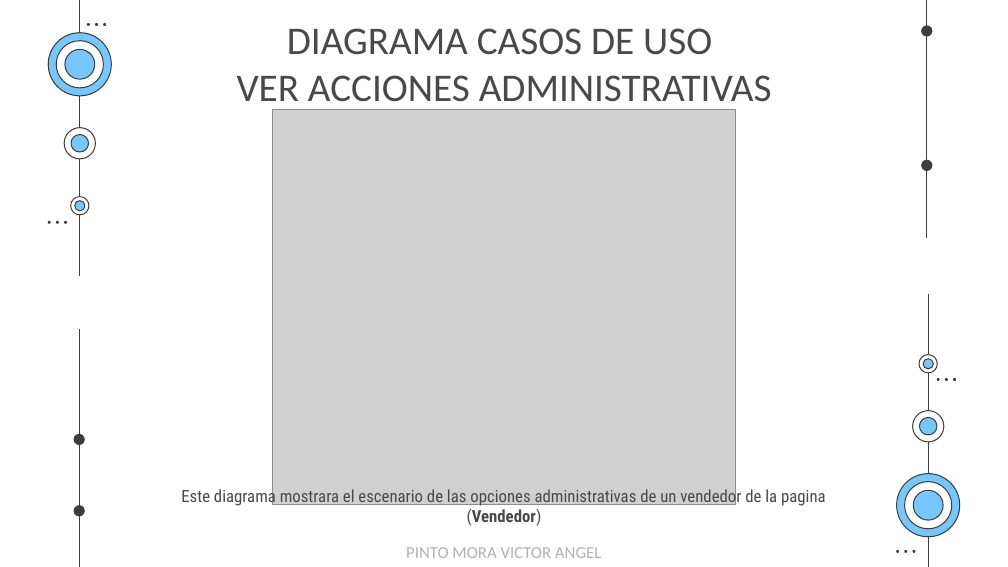
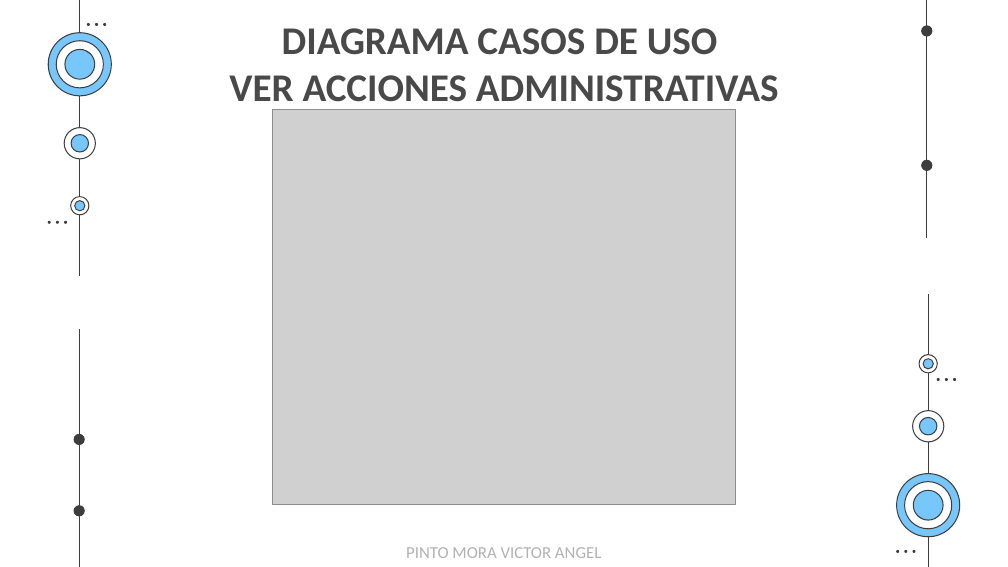
Before and after one commit to EgCooper/Mxt-Technology, a slide deck: slide 35 of Documentacion/Mxt-Technology Presentacion.pptx (slide 34 before the commit). Drawn at 1008x567 pixels with LibreOffice and Linux fonts; fonts in the diff are those of the drawing; grey boxes stand for pictures. Boxes give left, top, right and bottom in pixels: in the first picture for what was removed or moved away, otherwise in the second. Text is boxed around its words. In the diff, an @@ line names an element or a change of style, - is before the commit and + after.

```diff
--- a/Documentacion/Mxt-Technology Presentacion.pptx
+++ b/Documentacion/Mxt-Technology Presentacion.pptx
@@ title "DIAGRAMA CASOS DE USO VER ..." at [229, 28, 779, 111]: bold on @@
@@ text removed at [181, 487, 826, 526] @@
-Este diagrama mostrara el escenario de las opciones administrativas de un vendedor de la pagina (Vendedor)
```
Also in this commit, not shown: 43 other slides changed, 1 slide added, 12 slides removed, 1 other file.
